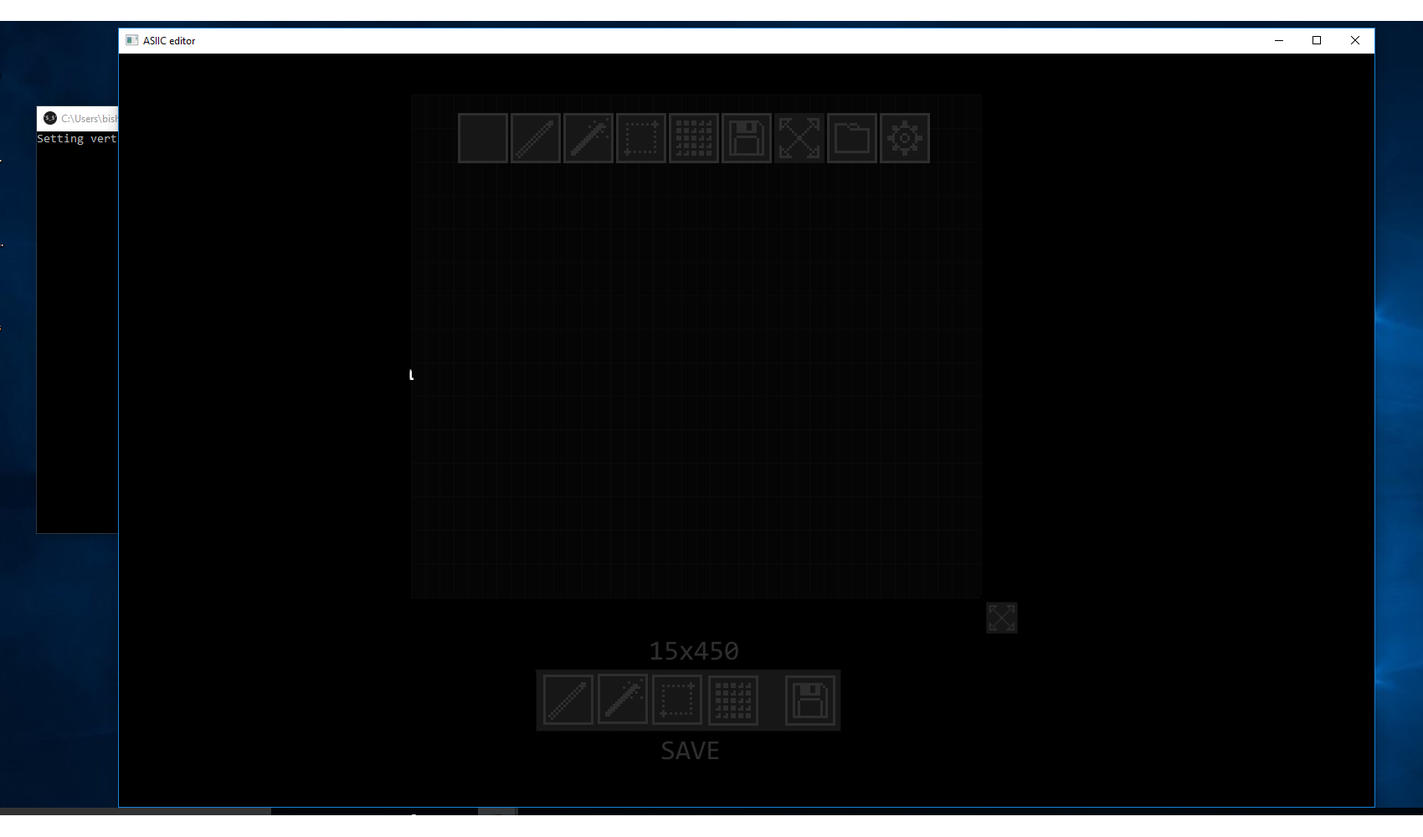
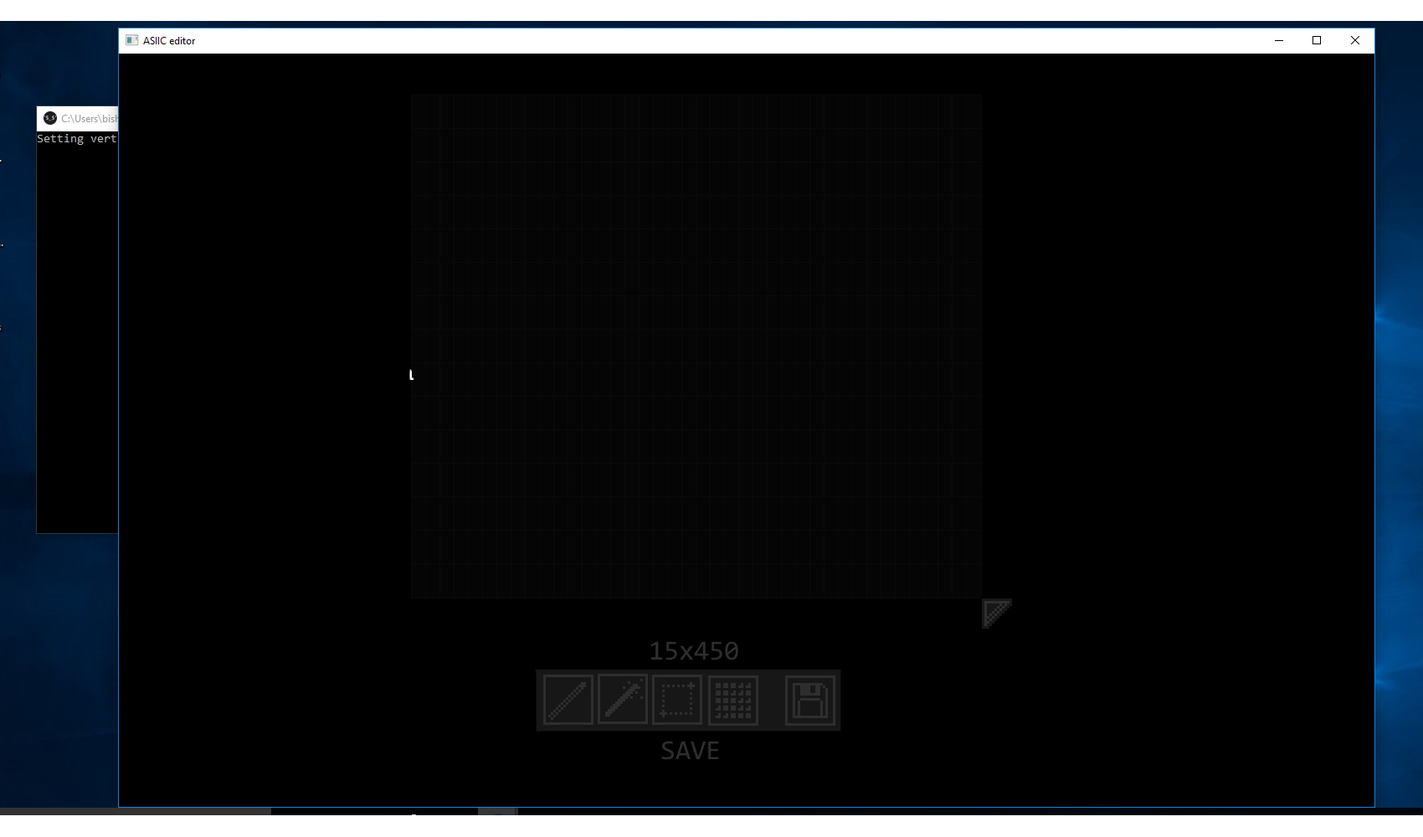
The second 1423 x 837 image is a revision of the first. Changes to its layers:
hid group "buttons_60_by_60 copy" (12 layers) over [457, 113, 931, 164]
added layer "Layer #19" in group "concept_design" over [981, 598, 1013, 629]
painted on "Layer #11" over [986, 601, 1018, 634]
